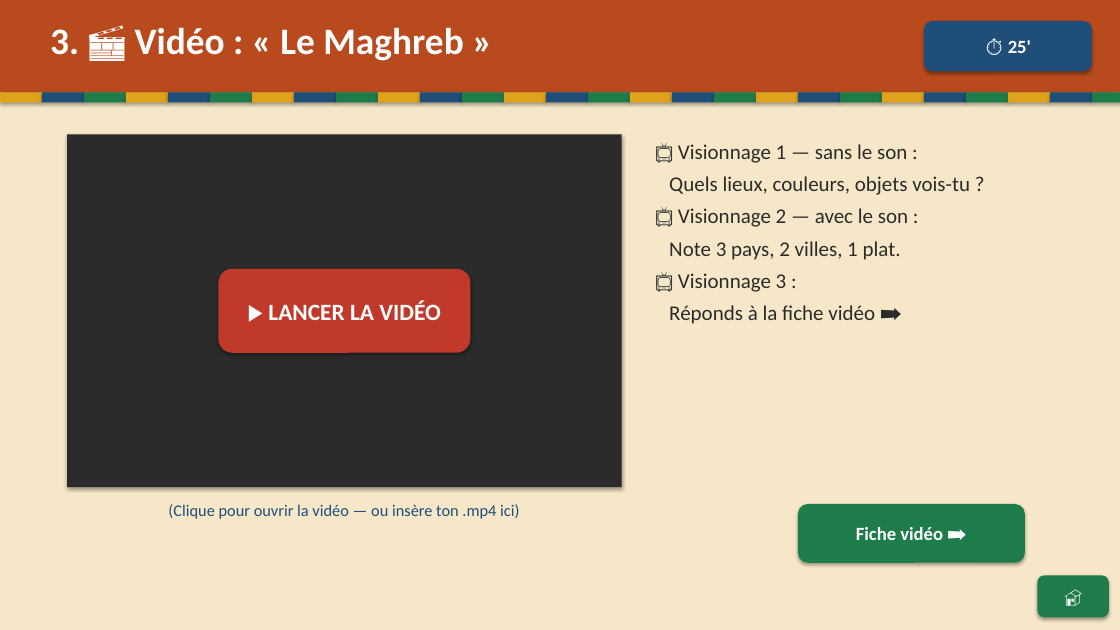
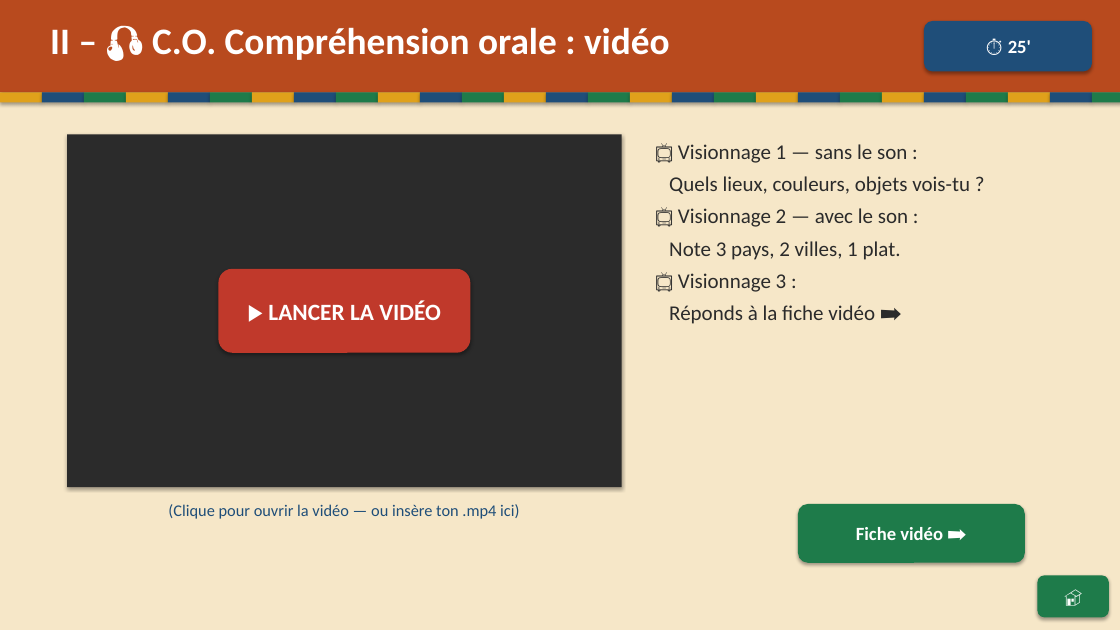
Before and after one commit to Paquereauman/Paquereauman, a slide deck: slide 7 of maghreb/maghreb-interactif.pptx (slide 6 before the commit). Drawn at 1120x630 pixels with LibreOffice and Linux fonts; fonts in the diff are those of the drawing. Boxes give left, top, right and bottom in pixels: in the first picture for what was removed or moved away, otherwise in the second. Text is boxed around its words. In the diff, an @@ line names an element or a change of style, - is before the commit and + after.

```diff
--- a/maghreb/maghreb-interactif.pptx
+++ b/maghreb/maghreb-interactif.pptx
@@ text at [50, 27, 670, 60]: text changed @@
-3. 🎬 Vidéo : « Le Maghreb »
+II – 🎧 C.O. Compréhension orale : vidéo
```
Also in this commit, not shown: 9 other slides changed, 2 slides added.
